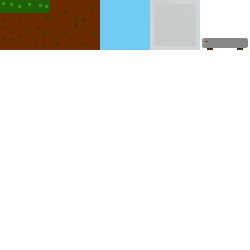
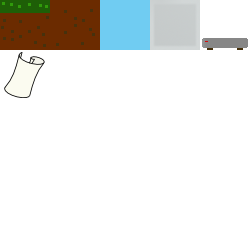
Before/after of a w=250, h=250 layered artwork. What changed in the layer stack:
painted on "Background copy" over [4, 52, 45, 98]
